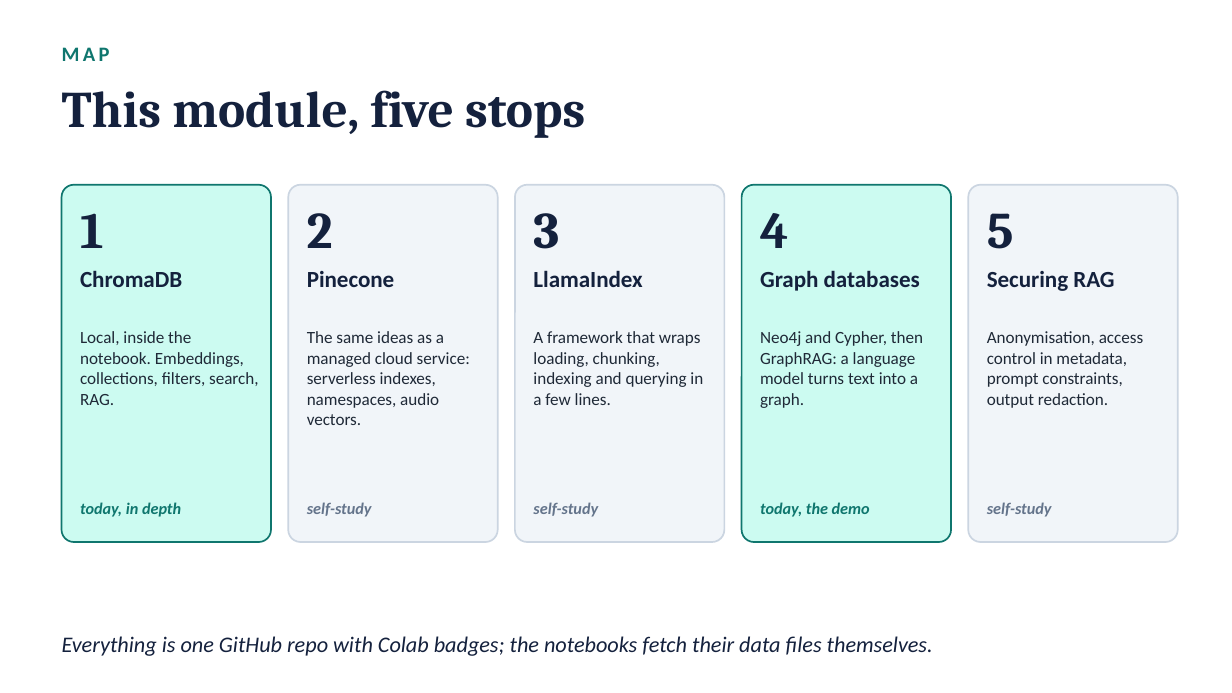
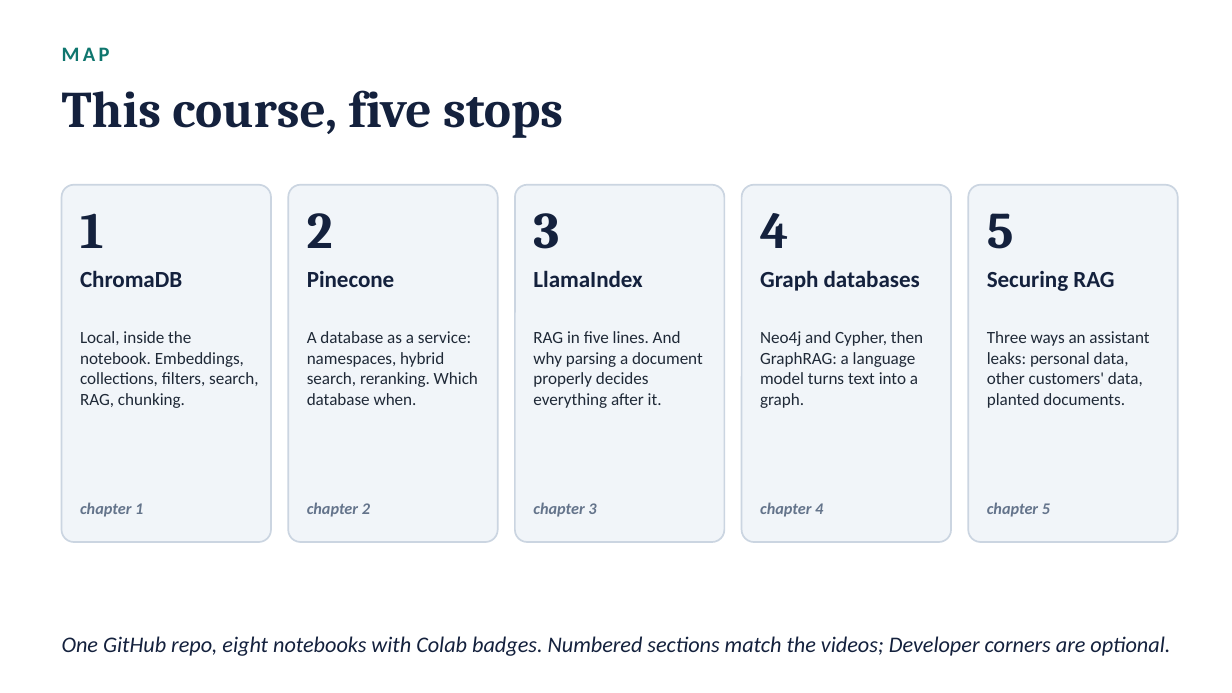
Before and after one commit to robertbarcik/vector_databases-tutorial, a slide deck: slide 6 of 0_vector_databases_intro.pptx. Drawn at 1232x693 pixels with LibreOffice and Linux fonts; fonts in the diff are those of the drawing. Boxes give left, top, right and bottom in pixels: in the first picture for what was removed or moved away, otherwise in the second. Text is boxed around its words. In the diff, an @@ line names an element or a change of style, - is before the commit and + after.

```diff
--- a/0_vector_databases_intro.pptx
+++ b/0_vector_databases_intro.pptx
@@ text at <box>62,90,563,138</box>: text changed @@
-This module, five stops
+This course, five stops
@@ rounded rectangle at <box>62,185,271,542</box>: fill #CCFBF1 to #F1F5F9; outline #0F766E 1 pt to #CBD5E1 1 pt @@
@@ rounded rectangle at <box>742,185,951,542</box>: fill #CCFBF1 to #F1F5F9; outline #0F766E 1 pt to #CBD5E1 1 pt @@
@@ text at <box>80,331,258,408</box>: text changed @@
-Local, inside the notebook. Embeddings, collections, filters, search, RAG.
+Local, inside the notebook. Embeddings, collections, filters, search, RAG, chunking.
@@ text at <box>307,331,478,405</box>: text changed @@
-The same ideas as a managed cloud service: serverless indexes, namespaces, audio vectors.
+A database as a service: namespaces, hybrid search, reranking. Which database when.
@@ text at <box>533,331,703,408</box>: text changed @@
-A framework that wraps loading, chunking, indexing and querying in a few lines.
+RAG in five lines. And why parsing a document properly decides everything after it.
@@ text at <box>987,331,1149,408</box>: text changed @@
-Anonymisation, access control in metadata, prompt constraints, output redaction.
+Three ways an assistant leaks: personal data, other customers' data, planted documents.
@@ text at <box>80,502,143,517</box>: text changed; text colour #0F766E to #64748B @@
-today, in depth
+chapter 1
@@ text at <box>307,502,370,517</box>: text changed @@
-self-study
+chapter 2
@@ text at <box>533,502,596,517</box>: text changed @@
-self-study
+chapter 3
@@ text at <box>760,502,823,517</box>: text changed; text colour #0F766E to #64748B @@
-today, the demo
+chapter 4
@@ text at <box>987,502,1050,517</box>: text changed @@
-self-study
+chapter 5
@@ text at <box>62,636,1170,656</box>: text changed @@
-Everything is one GitHub repo with Colab badges; the notebooks fetch their data files themselves.
+One GitHub repo, eight notebooks with Colab badges. Numbered sections match the videos; Developer corners are optional.
```
Also in this commit, not shown: 6 other slides changed, 27 other files.
